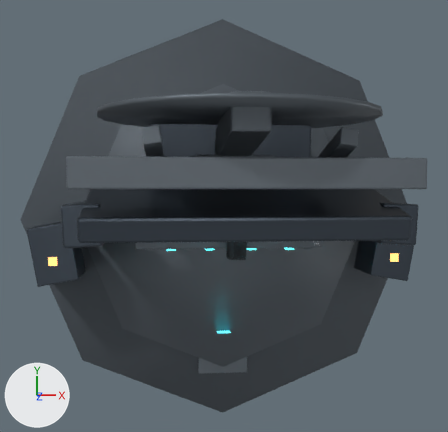
A saved change to the Blender file docs/blender/quest_base_scene_v1.blend.
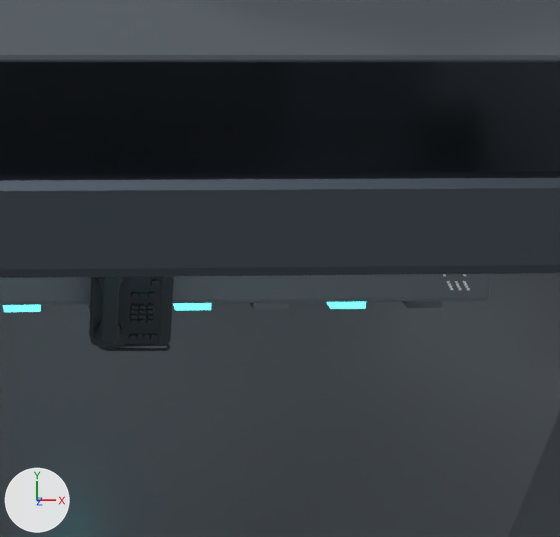
Old and new are each drawn whole from a 50 mm camera at (-0.77, 1.86, 8.01) aimed at (-0.12, 1.55, 1.37) and again close up on the part from 46% to 76% of the width and 40% to 71% of the height. Every picture has the same lights, and +X, +Y and +Z are marked at lower left. The last two pictures show the newer version.

The first close-up shows 'BasePlatform', 'ConsoleShelf', 'InnerPlatform', 'MainPanelFrame', 'OverheadBridge', 'QuestPhoneModel' and 5 more.
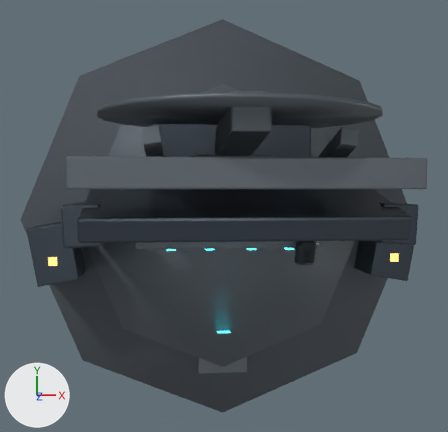
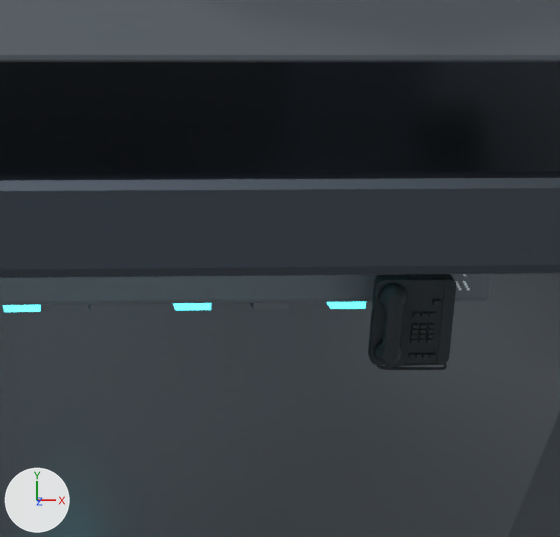
Location of each change, [x1, y1, x2, y2] in pixels of the close-ups (560 x 537 px):
'QuestPhoneModel', moved
    before: [89, 276, 174, 351]
    after: [368, 274, 456, 370]

The change in detail:
Object 'QuestPhoneModel' (ob_questphonemodel) moves from (47.96, 3.861, 4.74) to (5.938, 2.255, 7.755).
